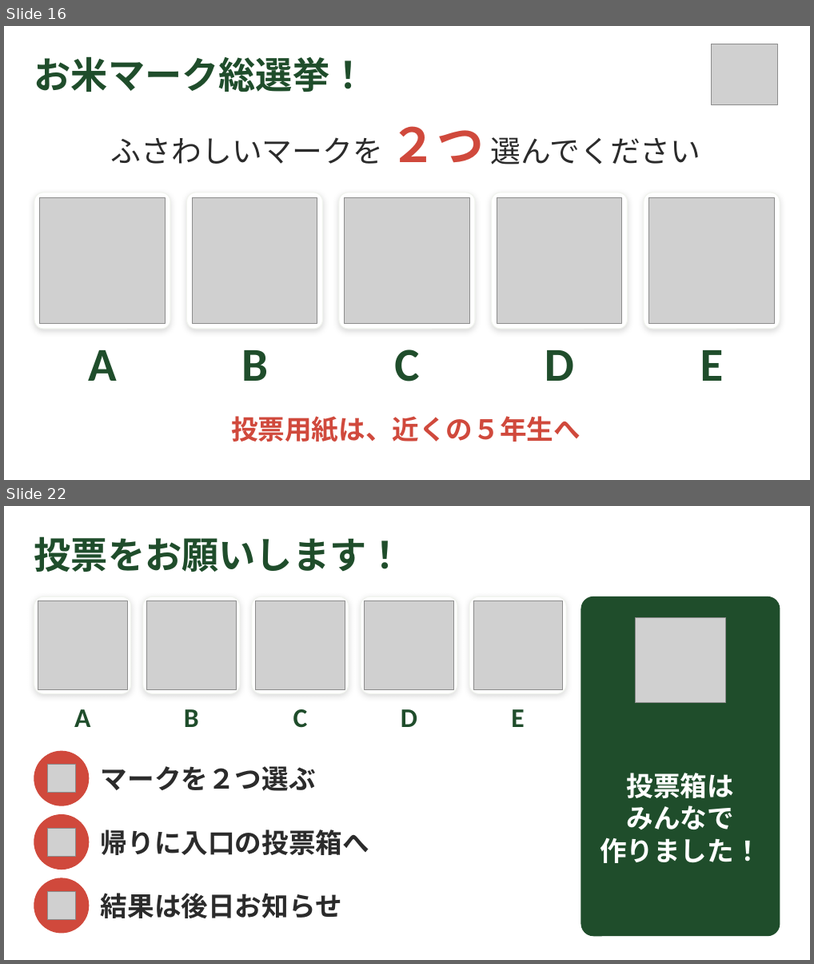
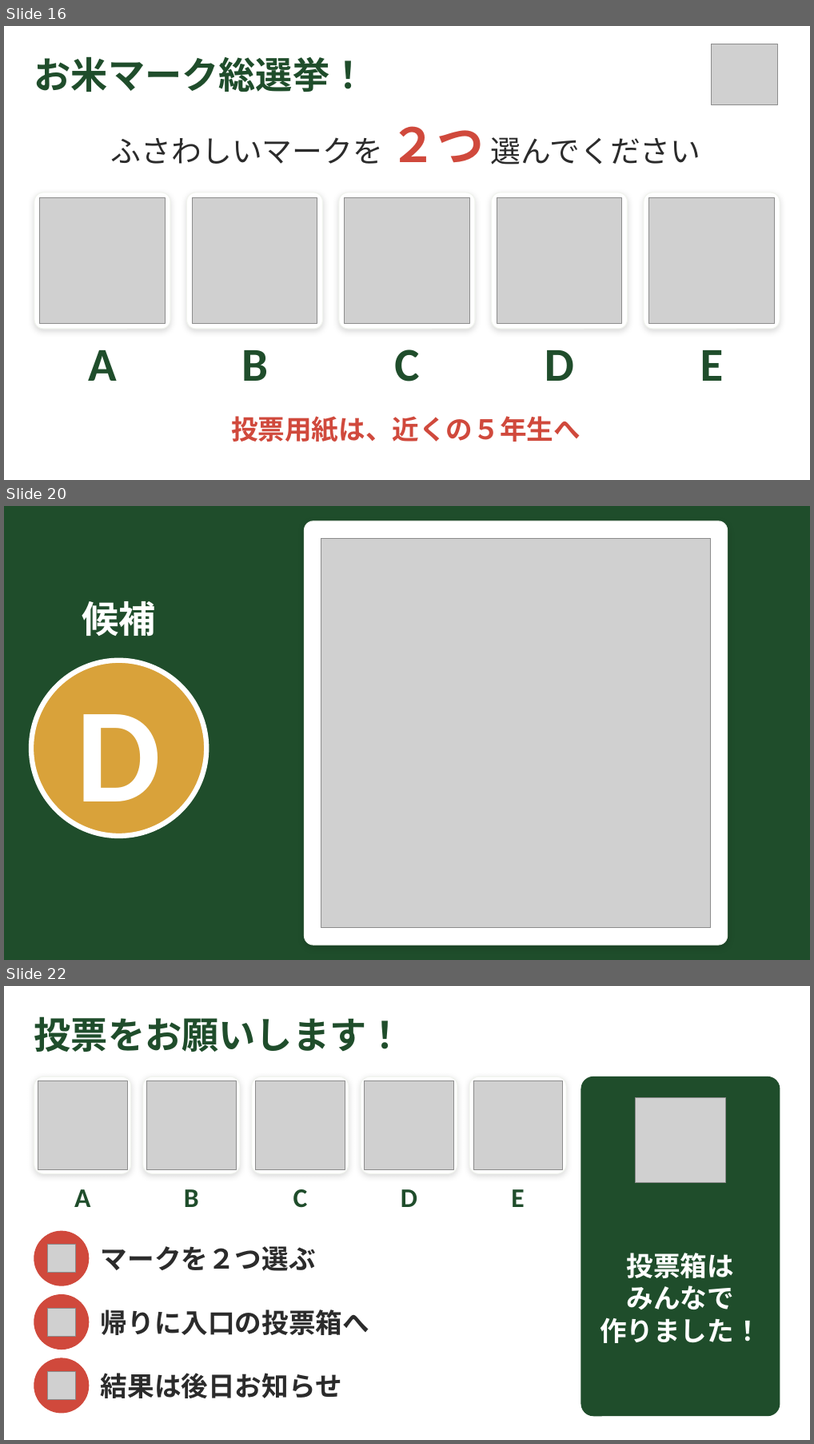
Before and after one commit to liberabitjp-hue/-, a slide deck: slides/お米アピール大作戦_発表スライド.pptx. Shown one above the other, each under a label of ours: slides 16 and 22 before the commit, slides 16, 20 and 22 after it; the slides between them are not shown. The pictures are 814x964 and 814x1444 pixels, drawn with LibreOffice and Linux fonts; fonts in the diff are those of the drawing; grey boxes stand for pictures. Boxes give left, top, right and bottom in pixels: in the first picture for what was removed or moved away, otherwise in the second. Text is boxed around its words. In the diff, an @@ line names an element or a change of style, - is before the commit and + after.

```diff
--- a/slides/お米アピール大作戦_発表スライド.pptx
+++ b/slides/お米アピール大作戦_発表スライド.pptx
@@ slide 20 added at [4, 506, 810, 960], background #1F4D2B @@
@@ rounded rectangle added at [305, 521, 728, 944], fill #FFFFFF, outline #F1F4EE 1 pt @@
@@ picture added at [322, 538, 711, 928] @@
@@ text added at [82, 601, 155, 636], 44 pt, text #FFFFFF, bold @@
+候補
@@ ellipse added at [31, 660, 206, 836], fill #D9A23A, outline #FFFFFF 6 pt @@
@@ text added at [77, 714, 162, 833], 160 pt, text #FFFFFF, bold @@
+D
```
Also in this commit, not shown: 4 other slides added, 5 slides removed.
